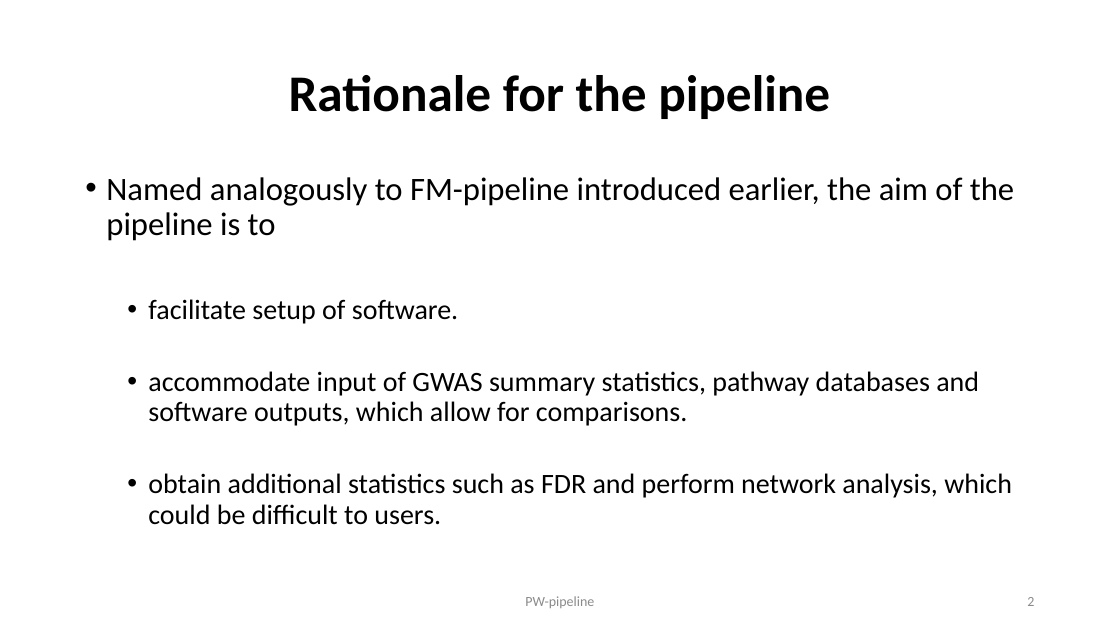
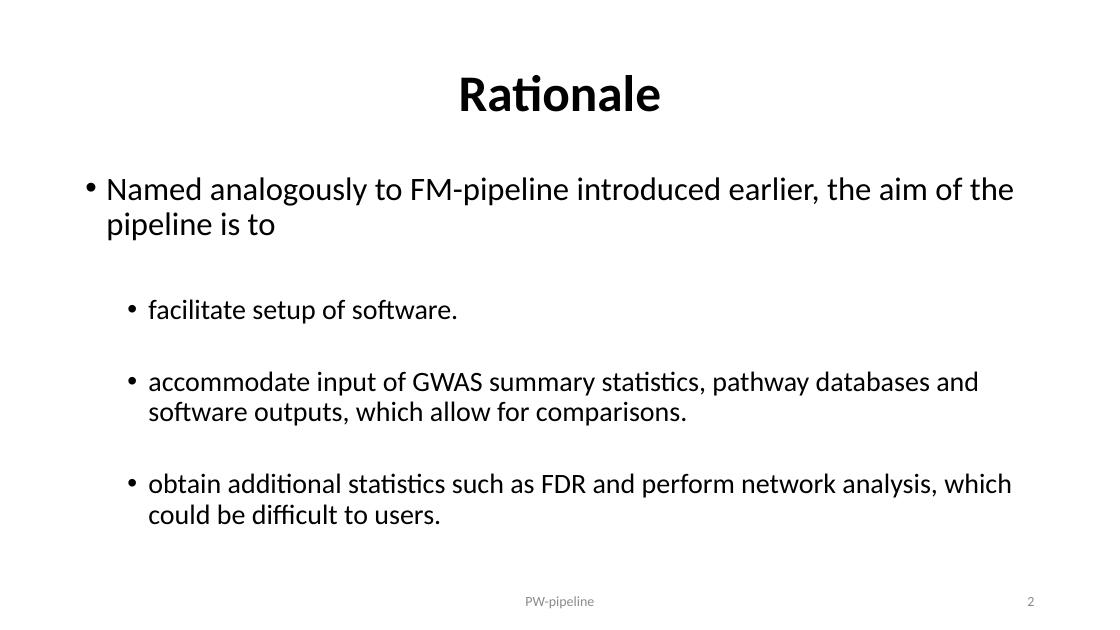
Before and after one commit to jinghuazhao/PW-pipeline, a slide deck: slide 2 of README.pptx. Drawn at 1120x630 pixels with LibreOffice and Linux fonts; fonts in the diff are those of the drawing. Boxes give left, top, right and bottom in pixels: in the first picture for what was removed or moved away, otherwise in the second. Text is boxed around its words. In the diff, an @@ line names an element or a change of style, - is before the commit and + after.

```diff
--- a/README.pptx
+++ b/README.pptx
@@ title at [459, 75, 662, 112]: text changed @@
-Rationale for the pipeline
+Rationale
```
Also in this commit, not shown: 6 other slides changed, 1 slide added.
